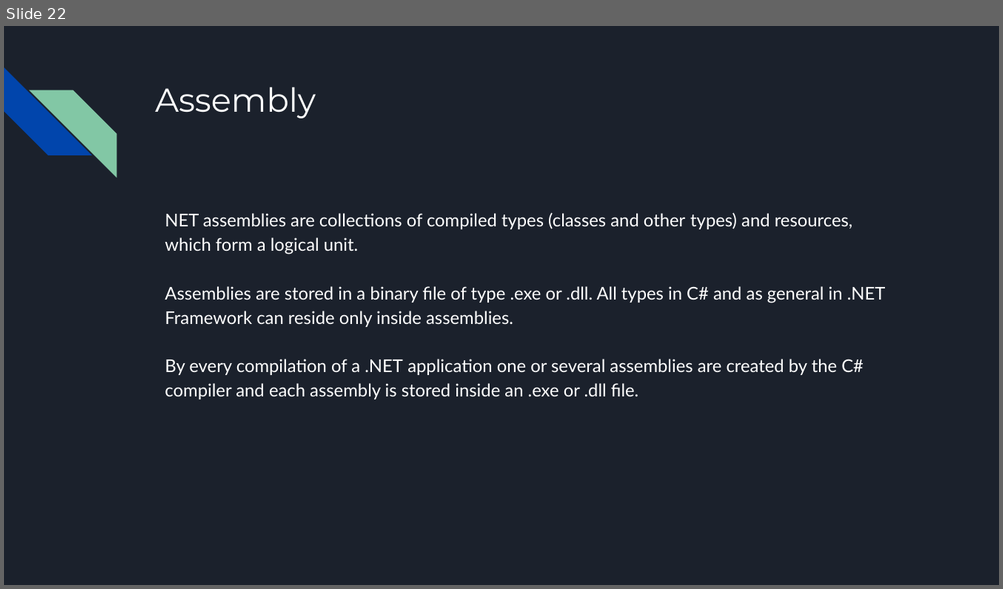
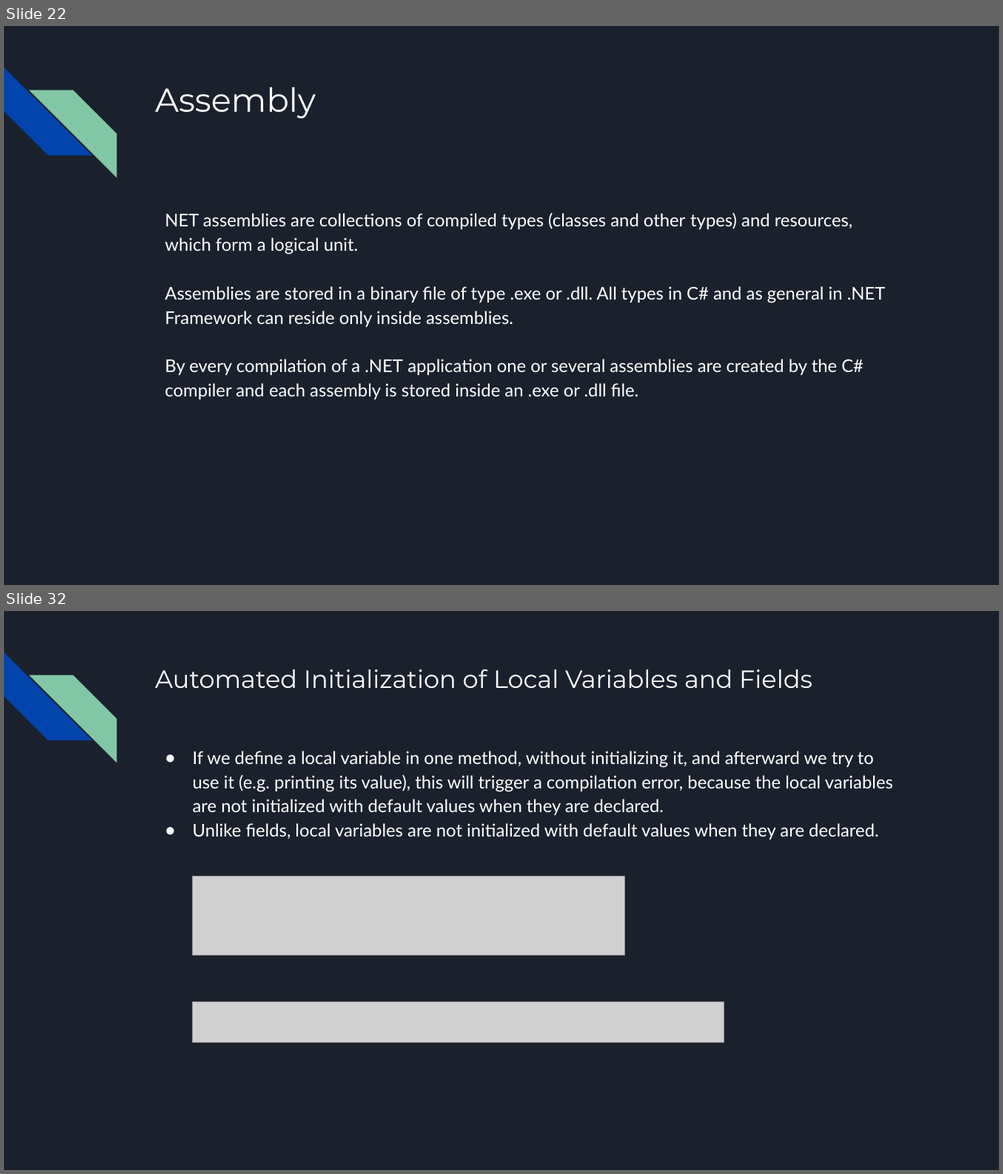
Before and after one commit to bulhard/Principles_Of_Programming, a slide deck: _Presentations/03 Defining classes.pptx. Shown one above the other, each under a label of ours: slide 22 before the commit, slides 22 and 32 after it; the slides between them are not shown. The pictures are 1003x589 and 1003x1174 pixels, drawn with LibreOffice and Linux fonts; fonts in the diff are those of the drawing; grey boxes stand for pictures. Boxes give left, top, right and bottom in pixels: in the first picture for what was removed or moved away, otherwise in the second. Text is boxed around its words. In the diff, an @@ line names an element or a change of style, - is before the commit and + after.

```diff
--- a/_Presentations/03 Defining classes.pptx
+++ b/_Presentations/03 Defining classes.pptx
@@ slide 32 added at (4,611,999,1170), background #1B212C; not listed: 2 template elements that a slide beside it also shows @@
@@ title added at (155,669,812,688), 24 pt, text #FFFFFF @@
+Automated Initialization of Local Variables and Fields
@@ text added at (193,751,893,840), 17 pt, text #FFFFFF @@
+● If we define a local variable in one method, without initializing it, and afterward we try to use it (e.g. printing its value), this will trigger a compilation error, because the local variables are not initialized with default values when they are declared.
+● Unlike fields, local variables are not initialized with default values when they are declared.
@@ picture added at (193,877,625,956) @@
@@ picture added at (193,1002,723,1043) @@
```
Also in this commit, not shown: 42 other slides added, 6 other files.
